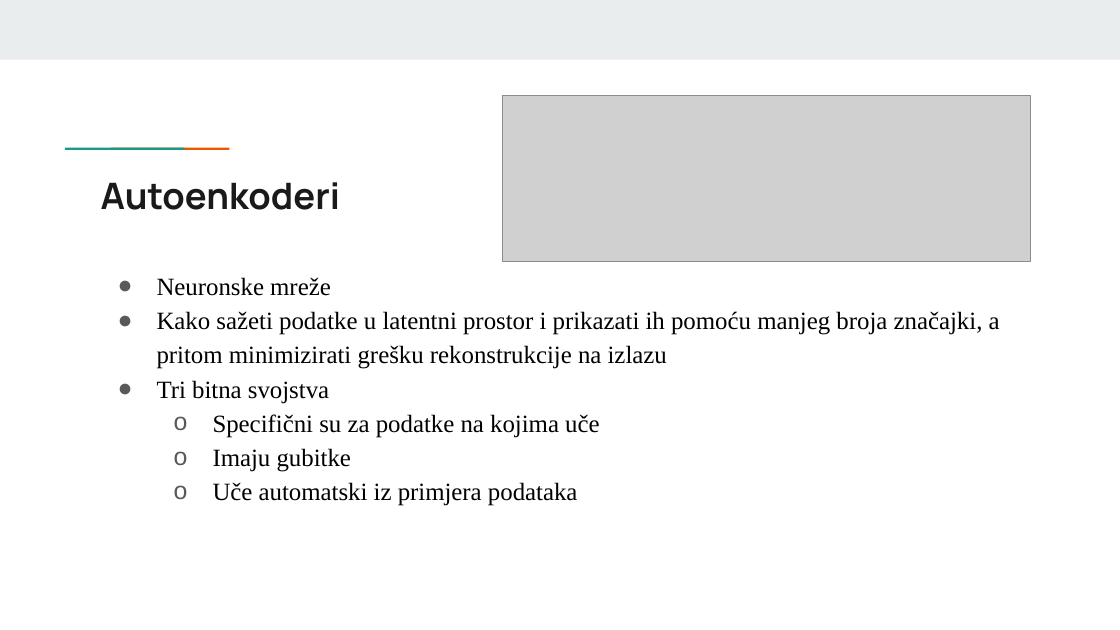
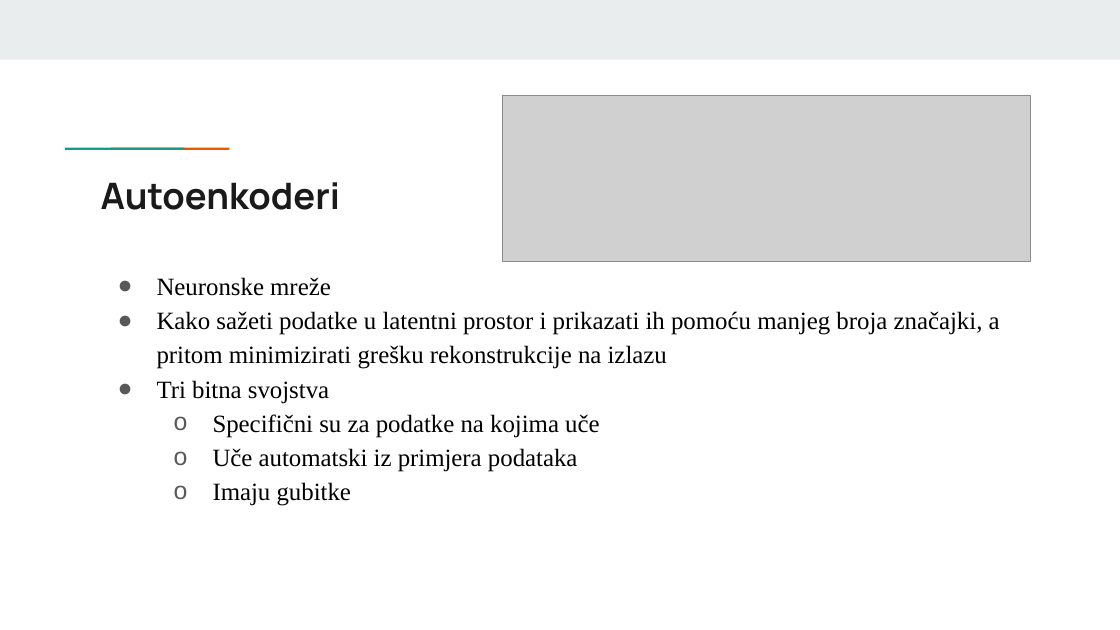
Before and after one commit to bruno4355/Diplomski-rad, a slide deck: slide 4 of Diplomski rad_Novosel - prezentacija.pptx. Drawn at 1120x630 pixels with LibreOffice and Linux fonts; fonts in the diff are those of the drawing; grey boxes stand for pictures. Boxes give left, top, right and bottom in pixels: in the first picture for what was removed or moved away, otherwise in the second. Text is boxed around its words. In the diff, an @@ line names an element or a change of style, - is before the commit and + after.

```diff
--- a/Diplomski rad_Novosel - prezentacija.pptx
+++ b/Diplomski rad_Novosel - prezentacija.pptx
@@ text at [213, 448, 578, 472]: paragraph added @@
+  o Uče automatski iz primjera podataka
@@ text at [213, 482, 578, 506]: paragraph removed @@
-  o Uče automatski iz primjera podataka
```
Also in this commit, not shown: 6 other slides changed, 4 slides added, 3 slides removed.
